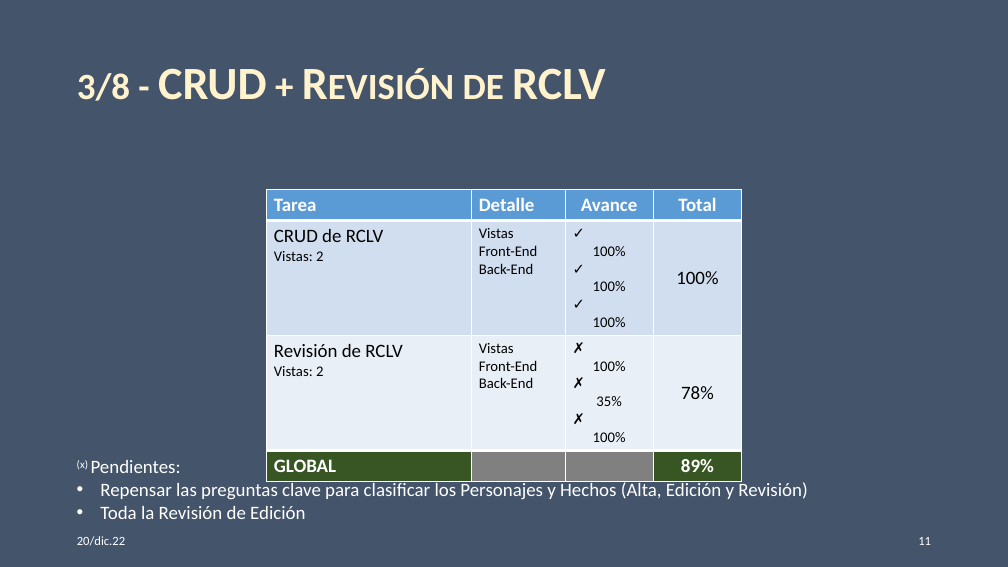
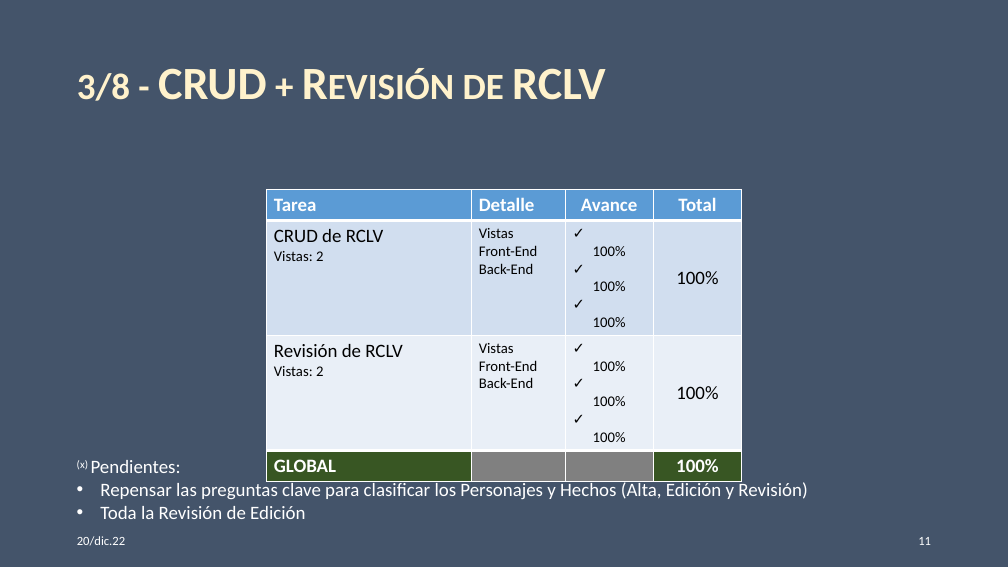
Before and after one commit to Diribar/ELC-Peliculas, a slide deck: slide 11 of 0-varios/Archivos-Office/Desarrollo web Teovisión v2.pptx. Drawn at 1008x567 pixels with LibreOffice and Linux fonts; fonts in the diff are those of the drawing. Boxes give left, top, right and bottom in pixels: in the first picture for what was removed or moved away, otherwise in the second. Text is boxed around its words. In the diff, an @@ line names an element or a change of style, - is before the commit and + after.

```diff
--- a/0-varios/Archivos-Office/Desarrollo web Teovisión v2.pptx
+++ b/0-varios/Archivos-Office/Desarrollo web Teovisión v2.pptx
@@ table at [266,190,742,476] @@
-row 3, column 3: ✗ 100% / ✗ 35% / ✗ 100%
+row 3, column 3: ✓ 100% / ✓ 100% / ✓ 100%
-row 3, column 4: 78%
+row 3, column 4: 100%
-row 4, column 4: 89%
+row 4, column 4: 100%
```
Also in this commit, not shown: 1 other slide changed.
